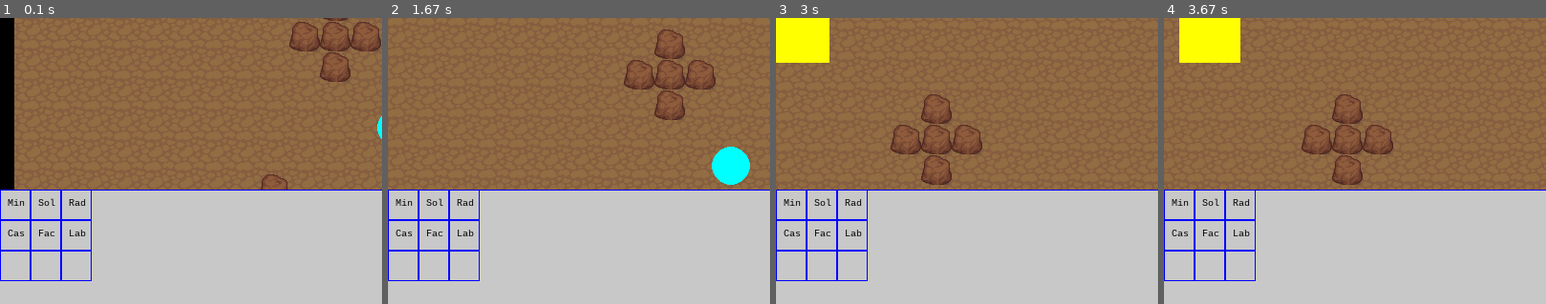
Above: before the commit, frames 1-4 (left to right).
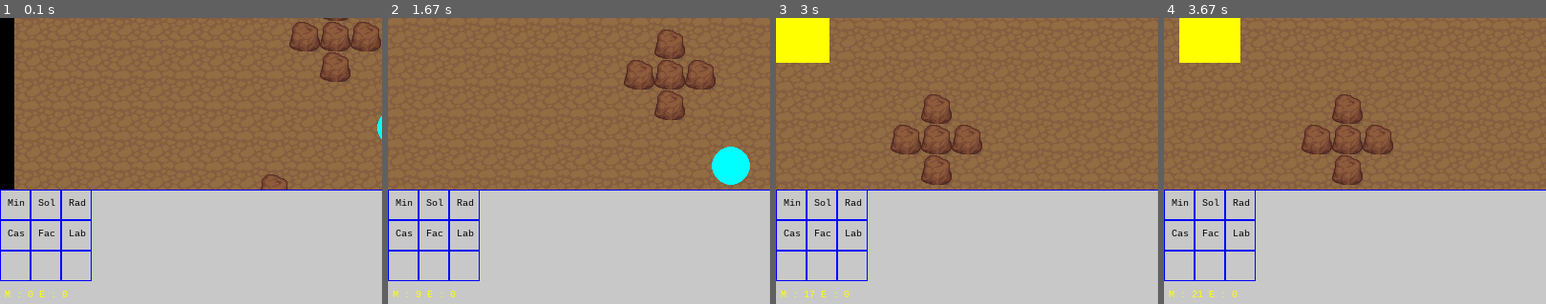
Above: after the commit, the same moments.

Repository: Xitog/tallentaa
Game: pygame game, started from projet_rts/python/rts.py
The game is run twice, just before and just after one commit, with the same random seed, the same clock (stepped at 60 frames per second) and the same inputs.
Inputs (mouse positions are % of the whole screen's width and height, from its top left):
- Up to frame 1 (0.1 s): no input
- Up to frame 2 (1.67 s): hold B 0.33-0.8 s; hold Right 0.33-0.8 s; move the mouse to (46, 54) at 0.37 s; click (26, 51) at 0.88 s; click (60, 72) at 1.22 s; hold Right from 1.5 s (still down); tap Space at 1.57 s
- Up to frame 3 (3 s): tap Space at 1.87, 2.07, 2.4, 2.7, 2.9 s; release Right at 1.97 s; hold Up 2-2.3 s; tap B at 2.15 s; hold Right 2.33-2.8 s; hold Left from 2.83 s (still down)
- Up to frame 4 (3.67 s): tap Space at 3.2, 3.47 s; release Left at 3.37 s; hold Right from 3.4 s (still down); tap B at 3.55 s
The pictures show only the part of the screen within x 0-50%, y 50-100%; the shares and areas given below are measured in that part.

The runs differ from the first frame. In frame 1, 0.1% of the frame differs, in the area x 1-18%, y 95-98%; in frame 2, 0.1%; in frame 3, 0.1%; in frame 4, 0.1%, in the area x 1-20%, y 95-98%.

Commit message:
Mémento Ruby + RTS
RTS : sélection fait un cercle vert (ami) ou rouge (ennemi) à présent au
lieu de tout recoloriser. Affichage du M/E dans l'interface (en entier,
alors qu'il est en float pour réduire sa vitesse)
Mémento : fini les Hash, ajouté le type de retour aux fonctions listes
qui ne l'avaient pas, corrigé une ou deux erreurs/oublis au passage, et
commencé les classes !
Yes !

Diff:
--- a/projet_rts/python/rts.py
+++ b/projet_rts/python/rts.py
@@ -191,7 +191,7 @@
                                 self.selected.append(ul[0])
                             else:
                                 if not self.add_mod:
-                                    self.selected = ul
+                                    self.selected = ul # on peut selectionner une et une seule unite ennemie
                     elif self.mode == 'build':
                         # repeated code in render
                         xx = (mx - self.x) // 32
@@ -247,12 +247,6 @@
         if self.up or my < self.auto_scroll_zone:
             self.y += self.scroll
 
-        for u in self.player.world.units:
-            if not u.update():
-                self.player.world.units.remove(u)
-                print("deleting unit")
-                del u
-
         self.player.world.particles.update()
         return True
 
@@ -315,13 +309,11 @@
                 for ix in range(u.grid_x, u.grid_x+u.type.grid_w):
                     for iy in range(u.grid_y, u.grid_y+u.type.grid_h):
                         #print(ix, iy, ix * 32 + self.x, iy * 32 + self.y)
-                        if u in self.selected:
-                            pygame.draw.rect(self.screen, Color(0, 255, 0), (ix * 32 + self.x, iy * 32 + self.y, 32, 32), 0)
-                        else:
-                            pygame.draw.rect(self.screen, u.player.color, (ix * 32 + self.x, iy * 32 + self.y, 32, 32), 0)
+                        pygame.draw.rect(self.screen, u.player.color, (ix * 32 + self.x, iy * 32 + self.y, 32, 32), 0)
+                        if u in self.selected: # and u.grid_x == ix and u.grid_y == iy:
+                            pygame.draw.rect(self.screen, GREEN, (u.grid_x * 32 + self.x, u.grid_y * 32 + self.y, u.type.grid_h * 32, u.type.grid_w * 32), 2)
             else:
                 if u in self.selected:
-                    c = GREEN
                     # if u.player != self.player:
                     #     c = RED
                     if len(u.orders) > 0:
@@ -329,8 +321,8 @@
                         ly = u.real_y + self.y
                         for o in u.orders:
                             if o.kind == 'go': # x2r => return x * 32 + self.x + 16
-                                pygame.draw.circle(self.screen, c, (self.x2r(o.x), self.y2r(o.y)), 5, 0)
-                                pygame.draw.line(self.screen, c, (lx, ly), (self.x2r(o.x), self.y2r(o.y)), 1)
+                                pygame.draw.circle(self.screen, GREEN, (self.x2r(o.x), self.y2r(o.y)), 5, 0)
+                                pygame.draw.line(self.screen, GREEN, (lx, ly), (self.x2r(o.x), self.y2r(o.y)), 1)
                                 lx = self.x2r(o.x)
                                 ly = self.y2r(o.y)
                             elif o.kind == 'attack':
@@ -338,9 +330,13 @@
                                 pygame.draw.line(self.screen, RED, (lx + self.x, ly + self.y), (o.target.x*32+16 + self.x, o.target.y*32+16 + self.y), 1)
                                 lx = o.target.x
                                 ly = o.target.y
+                    pygame.draw.circle(self.screen, u.player.color, (u.real_x + self.x, u.real_y + self.y), u.size, 0)
+                    if u.player == self.player:
+                        pygame.draw.circle(self.screen, GREEN, (u.real_x + self.x, u.real_y + self.y), u.size+3, 2)
+                    else:
+                        pygame.draw.circle(self.screen, RED, (u.real_x + self.x, u.real_y + self.y), u.size+3, 2)
                 else:
-                    c = u.player.color
-                pygame.draw.circle(self.screen, c, (u.real_x + self.x, u.real_y + self.y), u.size, 0)
+                    pygame.draw.circle(self.screen, u.player.color, (u.real_x + self.x, u.real_y + self.y), u.size, 0)
 
         for p in self.player.world.particles.core:
             pygame.draw.circle(self.screen, RED, (p.x + self.x, p.y + self.y), 3, 0)
@@ -368,6 +364,10 @@
         self.screen.blit(label, (40, self.INTERFACE_Y+40))
         label = self.font.render('Lab', 1, (0, 0, 0))
         self.screen.blit(label, (72, self.INTERFACE_Y+40))
+
+        # Metal (min) & Energie (sol)
+        label = self.font.render("M : " + str(int(self.player.min)) + " E : " + str(int(self.player.sol)), 1, (255, 255, 0))
+        self.screen.blit(label, (5, self.INTERFACE_Y+104))
 
         # Minimap
         for yy in range(0, self.player.world.size32.y):
@@ -582,11 +582,15 @@
         self.sol = 0
 
     def update(self):
+            # Update for all units?
+        for u in self.units:
+            if not u.update():
+                self.player.world.units.remove(u)
+                print("deleting unit")
+                del u
         for b in self.buildings:
-            if b.type.name == "Mine":
-                self.min += 1
-            elif b.type.name == "Solar":
-                self.sol += 1
+            b.update()
+
 
 class Order:
     def __init__(self, kind=None, x=0, y=0, target=None):
@@ -678,6 +682,10 @@
         return str(id(self)) + ' (' + self.type.name + ')'
 
     def update(self):
+        if self.type.name == "Mine":
+            self.player.min += 0.2
+        elif self.type.name == "Solar":
+            self.player.sol += 0.2
         return True # Very Important
 
     def order(self, o):
Not shown, changed: projets/memento_ruby/memento.html
